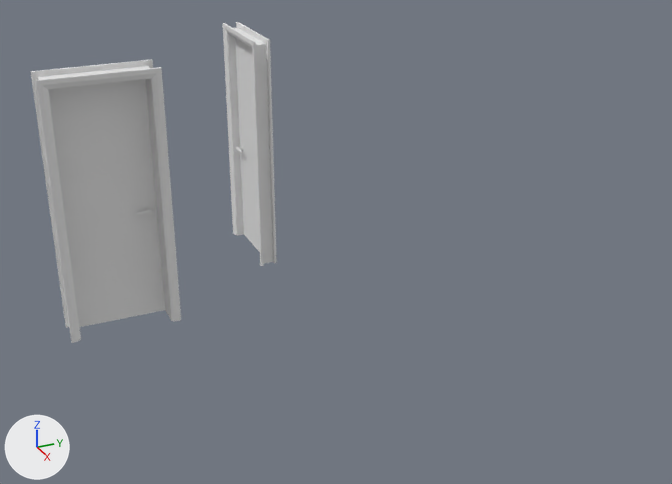
Renders of the glTF model na-project-portal/26-Projects/EB03__TheFirs/30__TrueVision__AppContent/DesignPhase01__ConceptDesign__Scheme-02/EB03__Storey__FirstFloor__ProposedDoors__MeshModel__.glb from each side of a commit.
Camera for both pictures: a 50 mm camera at (16.77, 12.95, 6.53) aimed at (10.99, 15.56, 3.64). Lighting does not change. The marker at lower left points along +X, +Y and +Z. The picture after the commit comes second. Where no turn or scale is listed for an object, it has been applied to the vertices.

The first picture shows 'Layer0::Default', 'Layer0::Default.001', 'Na__Architrave::Default', 'Na__Architrave::Default.001', 'Na__Architrave::Default.002', 'Na__Architrave::Default.003', 'Na__DoorPanel::Default', 'Na__DoorPanel::Default.001' and 1 more.
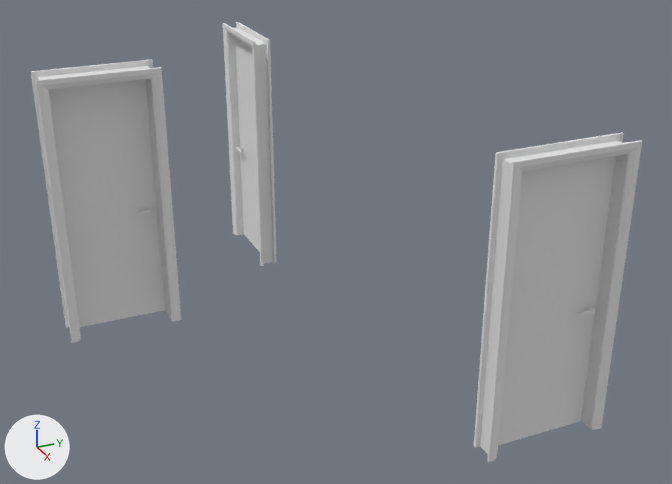
What differs and where, as boxes [x1, y1, x2, y2] in the pictures (672 x 484 px):
'Na__DoorPanel::Default.002', added
    after: [498, 156, 616, 446]
'Na__Architrave::Default.004', added
    after: [487, 140, 642, 462]
'Layer0::Default.002', added
    after: [480, 141, 629, 454]
'Na__Architrave::Default.005', added
    after: [474, 132, 624, 448]
'Na__DoorHandle::Default.002', added
    after: [578, 305, 596, 316]

What changed in the scene script:
```text
Add me_doormesh_14_na__doorhandle__default:
    me_doormesh_14_na__doorhandle__default.from_pydata(...)  # 1116 vertices, 2360 faces; spans x -0.2..-0.05, y 0.61..0.755, z 0.875..0.925
    me_doormesh_14_na__doorhandle__default.materials.append(mat_default)  # white #e7e7e7
Add me_doormesh_13_na__doorpanel__default:
    me_doormesh_13_na__doorpanel__default.from_pydata(...)  # a box spanning x -0.15..-0.11, y 0.03..0.79, z 0.0..1.98
    me_doormesh_13_na__doorpanel__default.materials.append(mat_default)  # white #e7e7e7
Add me_doormesh_12_na__architrave__default:
    me_doormesh_12_na__architrave__default.from_pydata(...)  # 20 vertices, 36 faces; spans x -0.17..-0.15, y -0.04..0.87, z 0.0..2.06
    me_doormesh_12_na__architrave__default.materials.append(mat_default)  # white #e7e7e7
Add me_doormesh_11_na__architrave__default:
    me_doormesh_11_na__architrave__default.from_pydata(...)  # 20 vertices, 36 faces; spans x 0.0..0.02, y -0.04..0.87, z 0.0..2.06
    me_doormesh_11_na__architrave__default.materials.append(mat_default)  # white #e7e7e7
Add me_doormesh_10_layer0__default:
    me_doormesh_10_layer0__default.from_pydata(...)  # 16 vertices, 28 faces; spans x -0.15..0.0, y 0.0..0.83, z 0.0..2.02
    me_doormesh_10_layer0__default.materials.append(mat_default)  # white #e7e7e7
Add ob_na__doorhandle__default_002:
    ob_na__doorhandle__default_002 = bpy.data.objects.new('Na__DoorHandle::Default.002', me_doormesh_14_na__doorhandle__default)
    ob_na__doorhandle__default_002.location = (12.68, 15.91, 2.725)
Add ob_na__doorpanel__default_002:
    ob_na__doorpanel__default_002 = bpy.data.objects.new('Na__DoorPanel::Default.002', me_doormesh_13_na__doorpanel__default)
    ob_na__doorpanel__default_002.location = (12.68, 15.91, 2.725)
Add ob_na__architrave__default_005:
    ob_na__architrave__default_005 = bpy.data.objects.new('Na__Architrave::Default.005', me_doormesh_12_na__architrave__default)
    ob_na__architrave__default_005.location = (12.68, 15.91, 2.725)
Add ob_na__architrave__default_004:
    ob_na__architrave__default_004 = bpy.data.objects.new('Na__Architrave::Default.004', me_doormesh_11_na__architrave__default)
    ob_na__architrave__default_004.location = (12.68, 15.91, 2.725)
Add ob_layer0__default_002:
    ob_layer0__default_002 = bpy.data.objects.new('Layer0::Default.002', me_doormesh_10_layer0__default)
    ob_layer0__default_002.location = (12.68, 15.91, 2.725)
```
